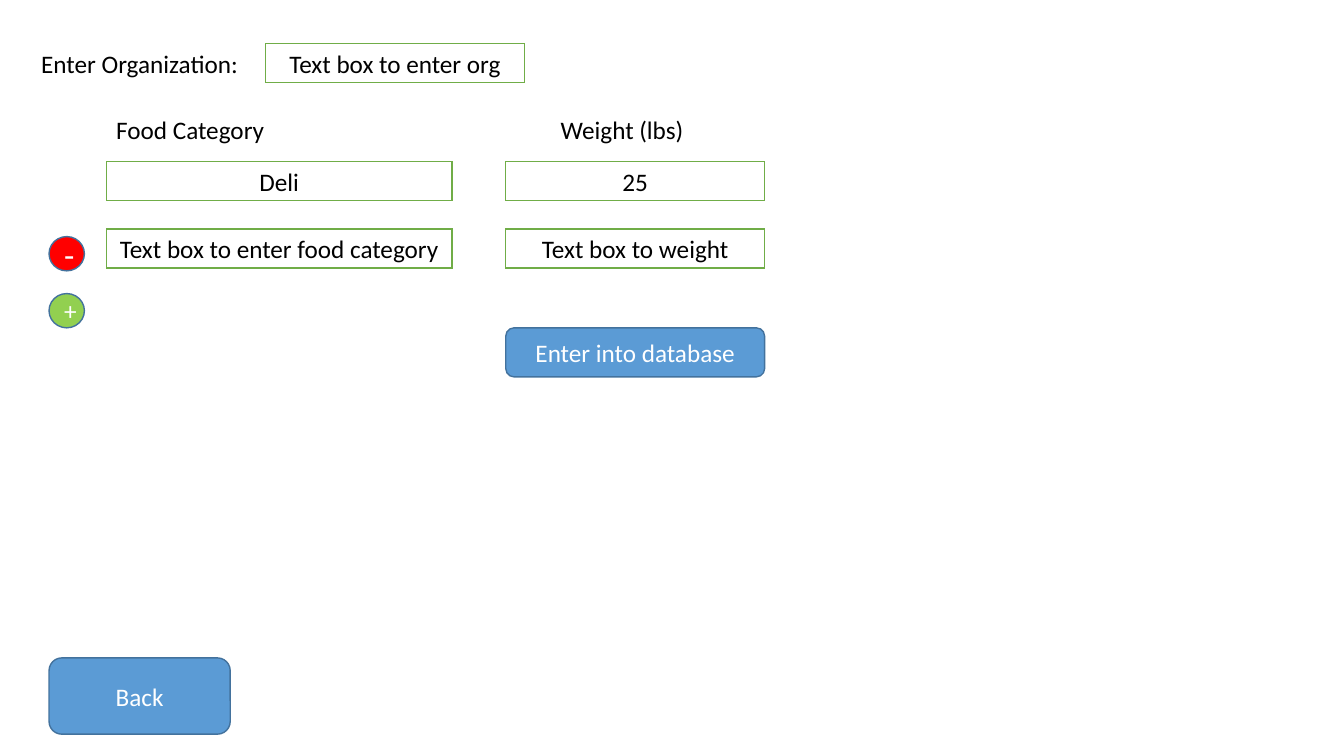
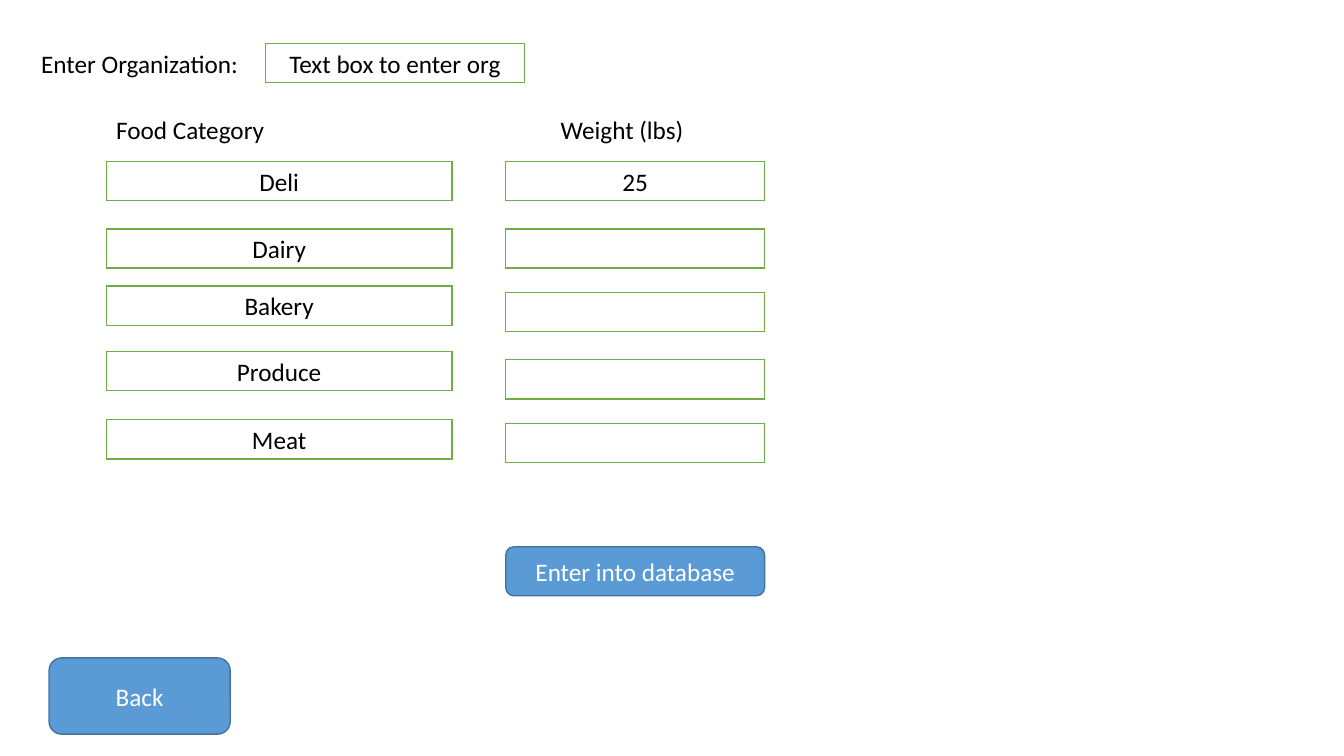
Before and after one commit to ShawnStrong/JustTwoMore, a slide deck: slide 7 of Just One More Program Prez2.pptx. Drawn at 1344x756 pixels with LibreOffice and Linux fonts; fonts in the diff are those of the drawing. Boxes give left, top, right and bottom in pixels: in the first picture for what was removed or moved away, otherwise in the second. Text is boxed around its words. In the diff, an @@ line names an element or a change of style, - is before the commit and + after.

```diff
--- a/Just One More Program Prez2.pptx
+++ b/Just One More Program Prez2.pptx
@@ ellipse removed at (49, 237, 85, 271) @@
--
@@ text in rectangle at (252, 240, 306, 262): text changed @@
-Text box to enter food category
+Dairy
@@ text in rectangle at (542, 240, 728, 263): text removed @@
-Text box to weight
@@ ellipse removed at (49, 293, 85, 328) @@
-+
@@ rectangle added at (106, 286, 452, 326), fill #FFFFFF, outline #70AD47 1 pt, 18 pt, text #000000 @@
+Bakery
@@ rectangle added at (506, 292, 765, 332), fill #FFFFFF, outline #70AD47 1 pt @@
@@ rectangle added at (106, 352, 452, 391), fill #FFFFFF, outline #70AD47 1 pt, 18 pt, text #000000 @@
+Produce
@@ rectangle added at (506, 360, 765, 399), fill #FFFFFF, outline #70AD47 1 pt @@
@@ rectangle added at (106, 419, 452, 459), fill #FFFFFF, outline #70AD47 1 pt, 18 pt, text #000000 @@
+Meat
@@ rectangle added at (506, 423, 765, 463), fill #FFFFFF, outline #70AD47 1 pt @@
@@ rounded rectangle "Enter into database": place and size @@
-rounded rectangle "Enter into database" at (506, 328, 765, 377)
+rounded rectangle "Enter into database" at (506, 546, 765, 596)
```
Also in this commit, not shown: 1 other slide changed, 9 other files.
